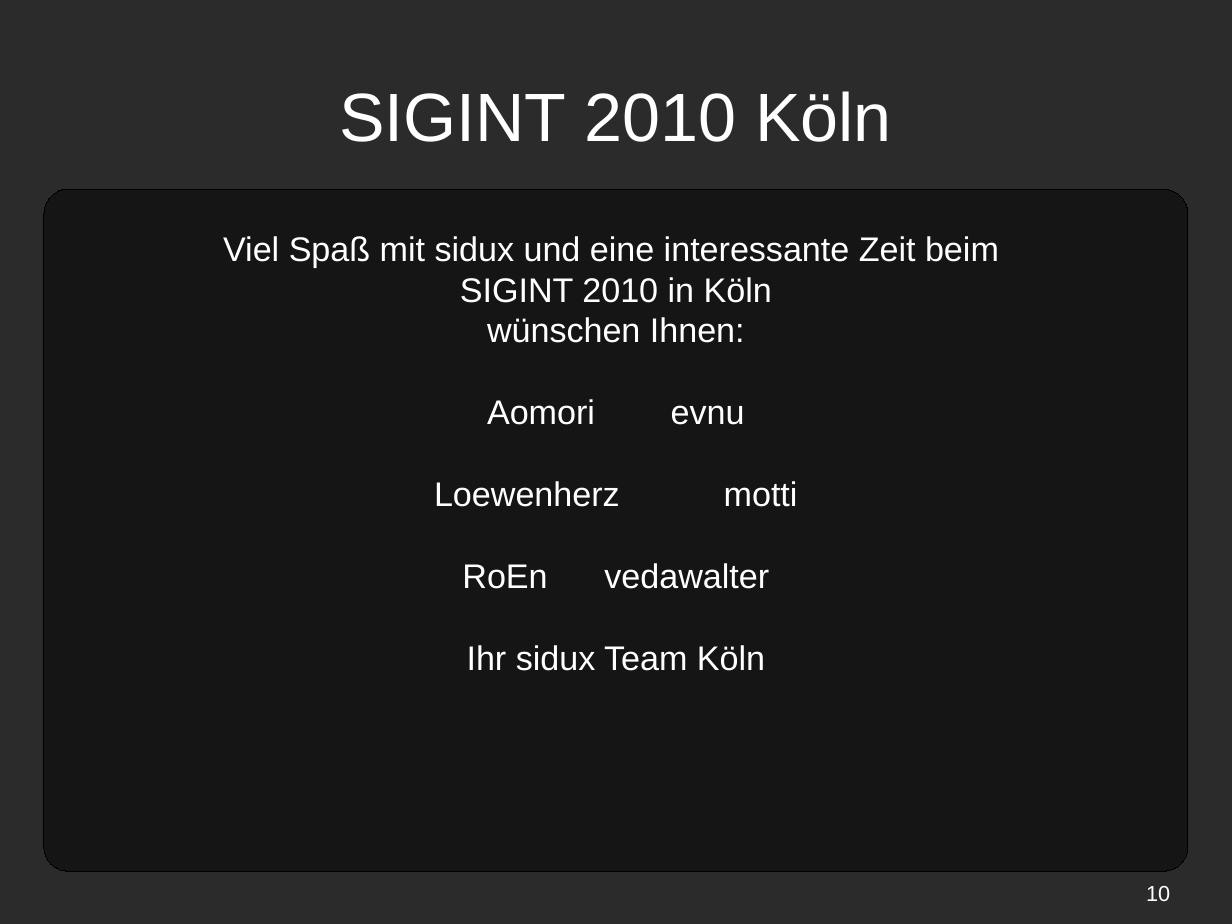
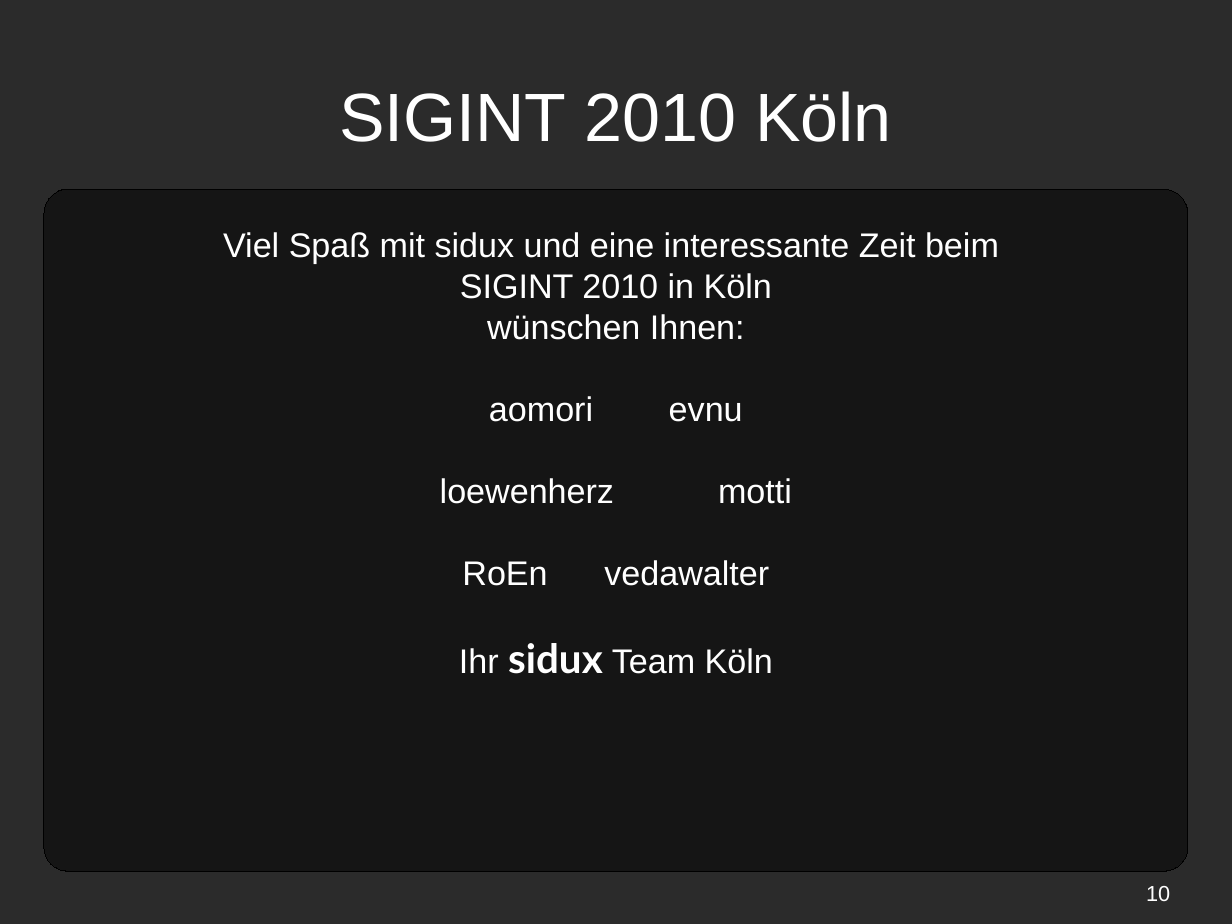
Before and after one commit to sidux-ev/praesentation, a slide deck: slide 10 of bin/soundscout/siduxSIGINT-soundscout.odp. Drawn at 1232x924 pixels with LibreOffice and Linux fonts; fonts in the diff are those of the drawing; background and template pictures are left out; a plain dark background stands for a picture behind light text. Boxes give left, top, right and bottom in pixels: in the first picture for what was removed or moved away, otherwise in the second. Text is boxed around its words. In the diff, an @@ line names an element or a change of style, - is before the commit and + after.

Commit message:
formatierung 'sidux' nach >>dustismo +4 pt<< geändert

```diff
--- a/bin/soundscout/siduxSIGINT-soundscout.odp
+++ b/bin/soundscout/siduxSIGINT-soundscout.odp
@@ subtitle at (440,396,792,504): text changed @@
-Aomori evnu
-Loewenherz motti
+aomori evnu
+loewenherz motti
@@ subtitle at (459,643,773,674): size 22 to 26 pt, font Arial to Lato, bold on in "sidux" @@
```
Also in this commit, not shown: 8 other slides changed, 1 other file.
